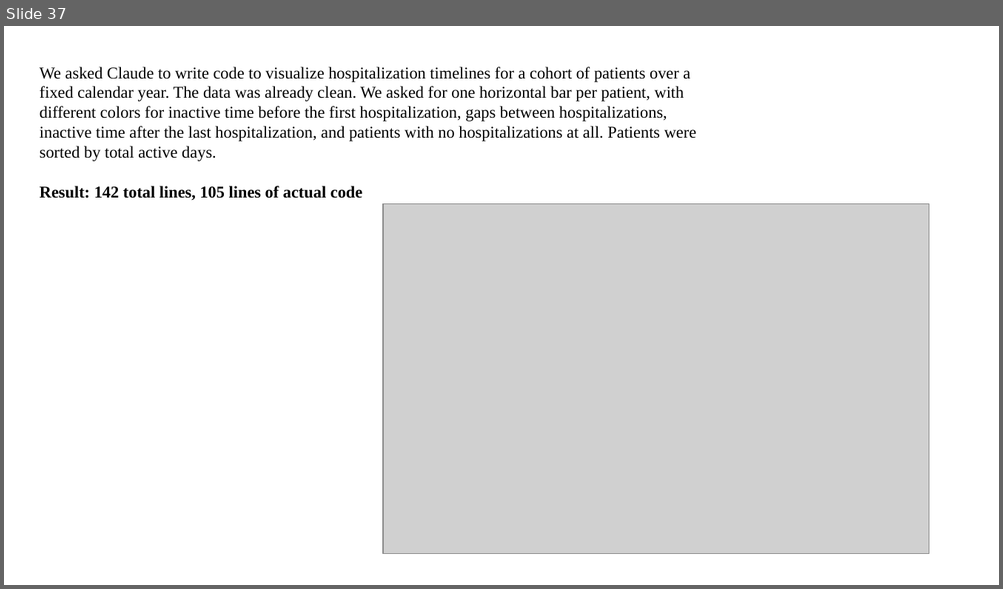
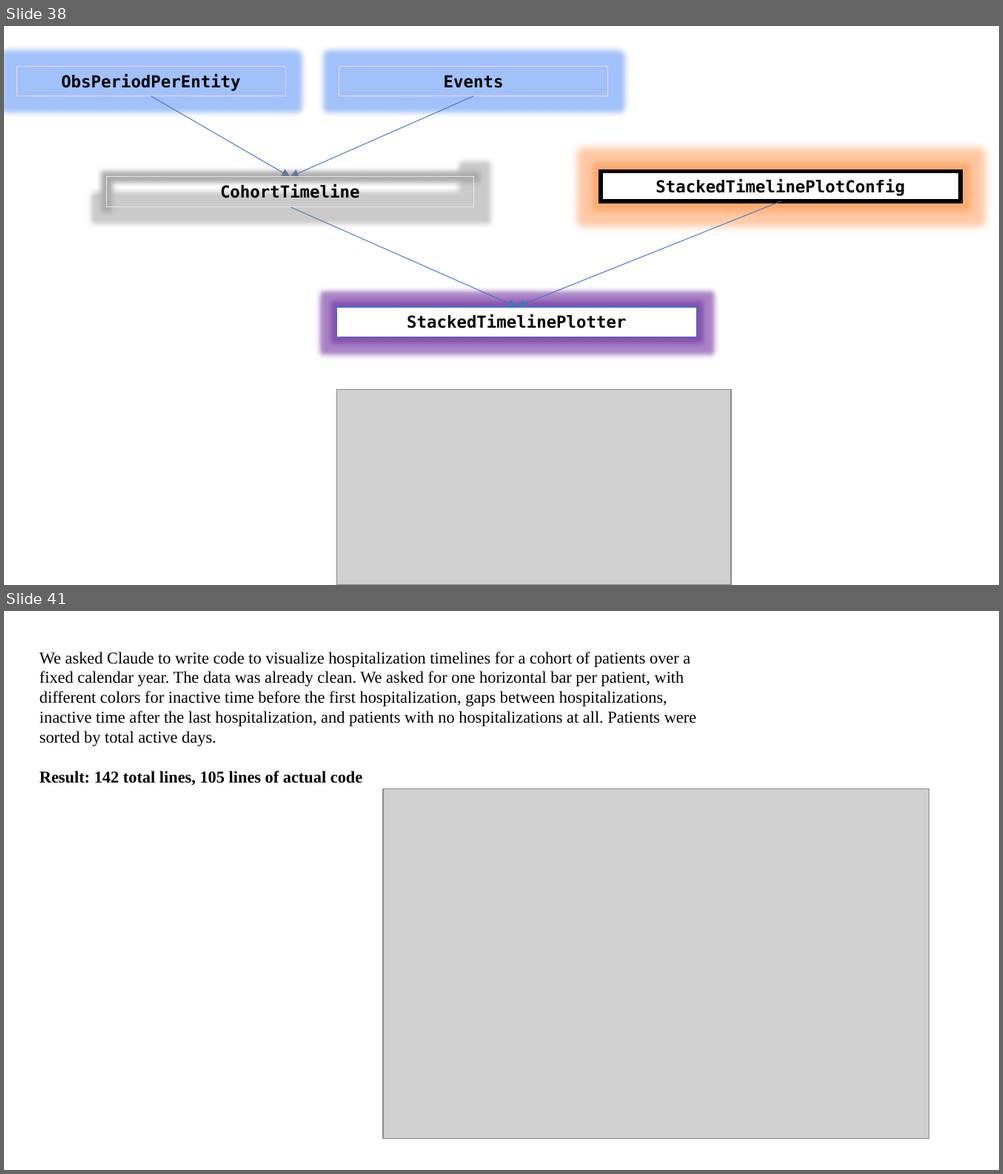
Before and after one commit to djarenas/eventus, a slide deck: docs/eventus_architecture.pptx. Shown one above the other, each under a label of ours: slide 37 before the commit, slides 38 and 41 after it; the slides between them are not shown. The pictures are 1003x589 and 1003x1174 pixels, drawn with LibreOffice and Linux fonts; fonts in the diff are those of the drawing; grey boxes stand for pictures. Boxes give left, top, right and bottom in pixels: in the first picture for what was removed or moved away, otherwise in the second. Text is boxed around its words. In the diff, an @@ line names an element or a change of style, - is before the commit and + after.

Commit message:
cohort_timeline changes

```diff
--- a/docs/eventus_architecture.pptx
+++ b/docs/eventus_architecture.pptx
@@ slide 38 added at <box>4,26,999,585</box>, background #FFFFFF @@
@@ rectangle added at <box>17,66,285,96</box>, outline #FFCCFF 0.75 pt, 12 pt, text #000000, bold @@
+ObsPeriodPerEntity
@@ rectangle added at <box>339,66,608,96</box>, outline #FFCCFF 0.75 pt, 12 pt, text #000000, bold @@
+Events
@@ arrow added from (151, 96) to (290, 177), #4472C4 0.5 pt @@
@@ arrow added from (473, 96) to (290, 177), #4472C4 0.5 pt @@
@@ rectangle added at <box>106,177,473,207</box>, outline #DEEBF7 0.75 pt, 12 pt, text #000000, bold @@
+CohortTimeline
@@ rectangle added at <box>600,171,961,201</box>, fill #FFFFFF, outline #000000 3 pt, 12 pt, text #000000, bold @@
+StackedTimelinePlotConfig
@@ arrow added from (781, 202) to (516, 307), #4472C4 0.5 pt @@
@@ arrow added from (290, 207) to (516, 307), #4472C4 0.5 pt @@
@@ rectangle added at <box>336,307,696,338</box>, fill #FFFFFF, outline #4472C4 1 pt, 12 pt, text #000000, bold @@
+StackedTimelinePlotter
@@ picture added at <box>336,390,730,585</box> @@
@@ what was slide 37 is now slide 41 @@
```
Also in this commit, not shown: 1 slide changed, 7 other slides added, 9 slides removed, 11 other files.
